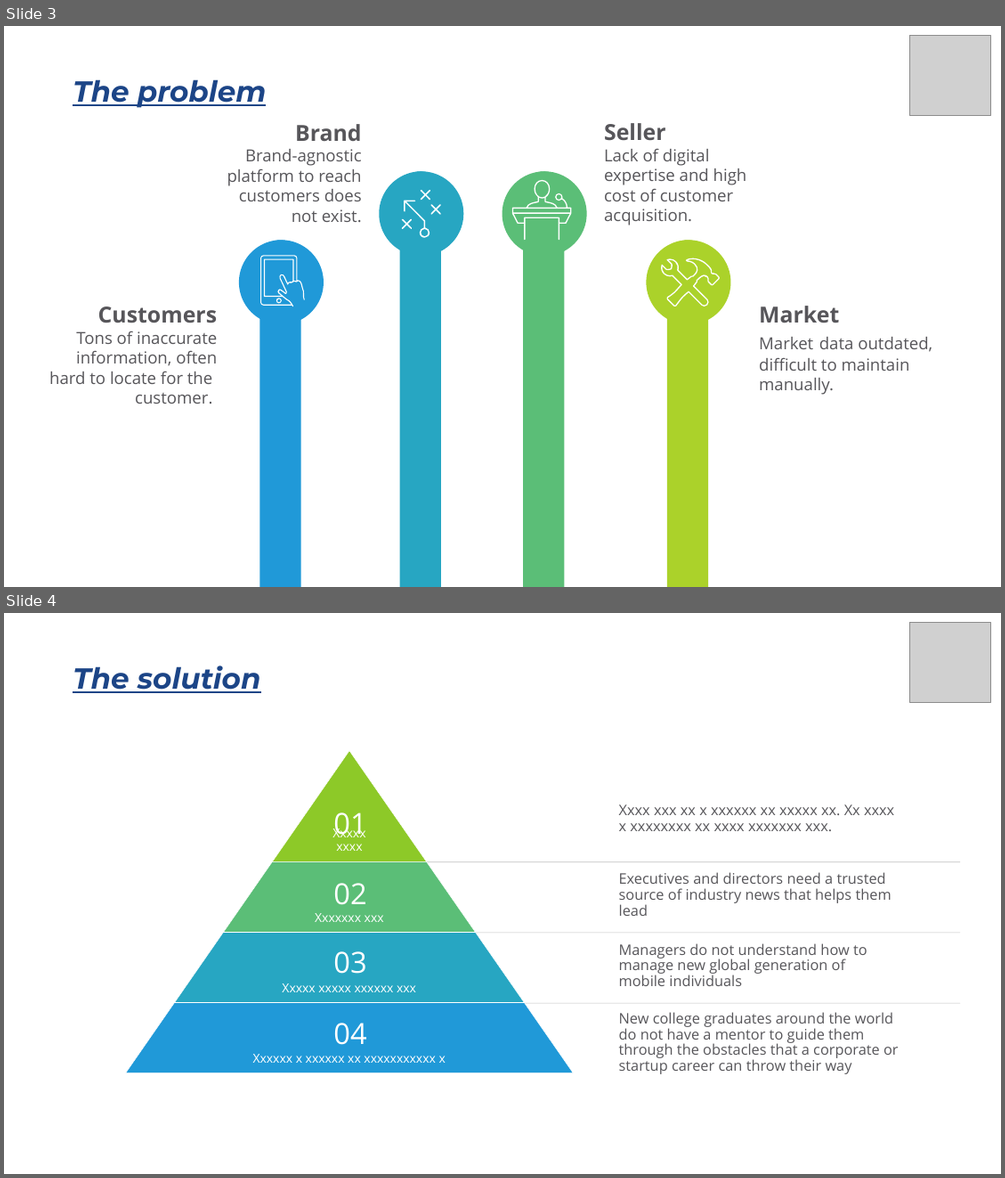
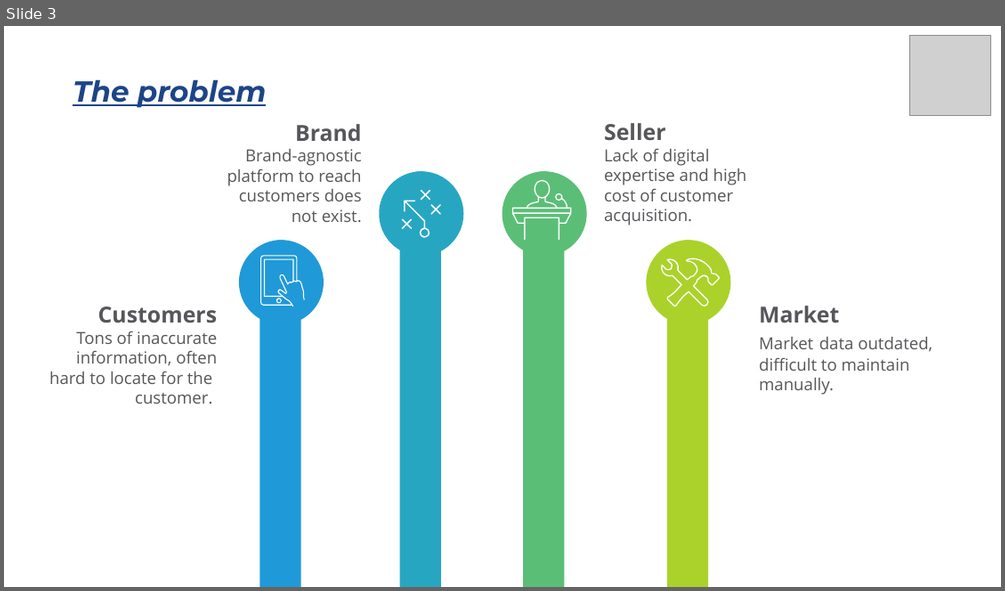
Before and after one commit to venkatesh-prasad-au16/unfinished-work, a slide deck: PPT/Investor Deck.pptx. Shown one above the other, each under a label of ours: slides 3 and 4 before the commit, slide 3 after it. The pictures are 1005x1178 and 1005x591 pixels, drawn with LibreOffice and Linux fonts; fonts in the diff are those of the drawing; grey boxes stand for pictures. Boxes give left, top, right and bottom in pixels: in the first picture for what was removed or moved away, otherwise in the second. Text is boxed around its words. In the diff, an @@ line names an element or a change of style, - is before the commit and + after.

```diff
--- a/PPT/Investor Deck.pptx
+++ b/PPT/Investor Deck.pptx
@@ slide 4 removed at box(4, 613, 1001, 1174), background #FFFFFF @@
@@ picture removed at box(909, 622, 991, 702) @@
@@ text removed at box(73, 666, 261, 693) @@
-The solution
@@ text removed at box(333, 812, 366, 837) @@
-01
@@ text removed at box(619, 804, 894, 831) @@
-Xxxx xxx xx x xxxxxx xx xxxxx xx. Xx xxxx x xxxxxxxx xx xxxx xxxxxxx xxx.
@@ line removed from (380, 862) to (961, 862) @@
@@ text removed at box(619, 872, 891, 916) @@
-Executives and directors need a trusted source of industry news that helps them lead
@@ text removed at box(333, 883, 366, 905) @@
-02
@@ line removed from (380, 933) to (961, 933) @@
@@ text removed at box(333, 951, 366, 973) @@
-03
@@ text removed at box(619, 943, 867, 986) @@
-Managers do not understand how to manage new global generation of mobile individuals
@@ line removed from (380, 1004) to (961, 1004) @@
@@ text removed at box(619, 1012, 898, 1074) @@
-New college graduates around the world do not have a mentor to guide them through the obstacles that a corporate or startup career can throw their way
@@ text removed at box(333, 1022, 366, 1045) @@
-04
@@ group removed at box(126, 751, 573, 1073): 4 trapezoids, 4 texts @@
-Xxxxx xxxx
-Xxxxxxx xxx
-Xxxxx xxxxx xxxxxx xxx
-Xxxxxx x xxxxxx xx xxxxxxxxxxx x
```
Also in this commit, not shown: 1 slide changed, 7 slides added.
